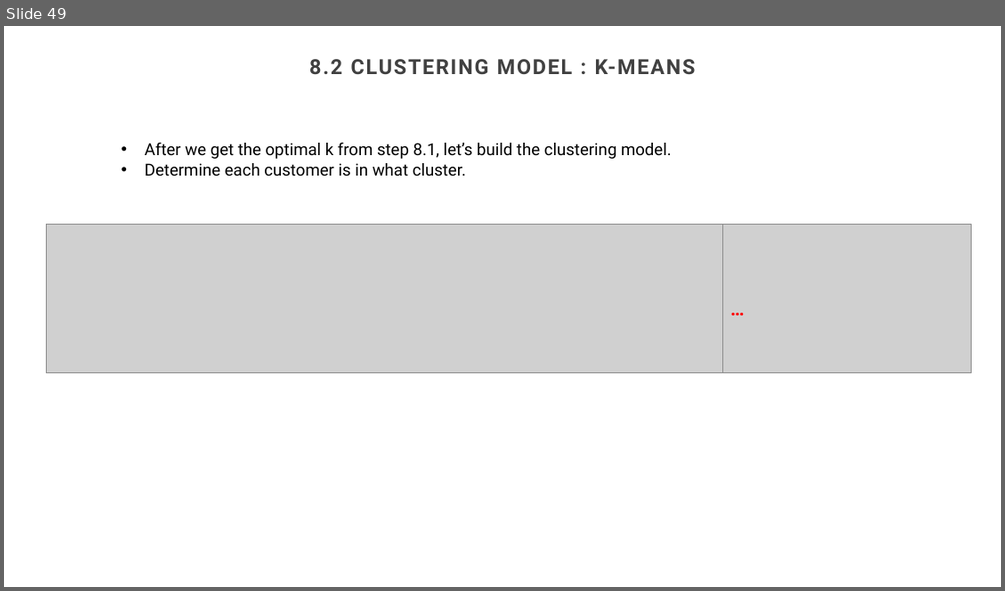
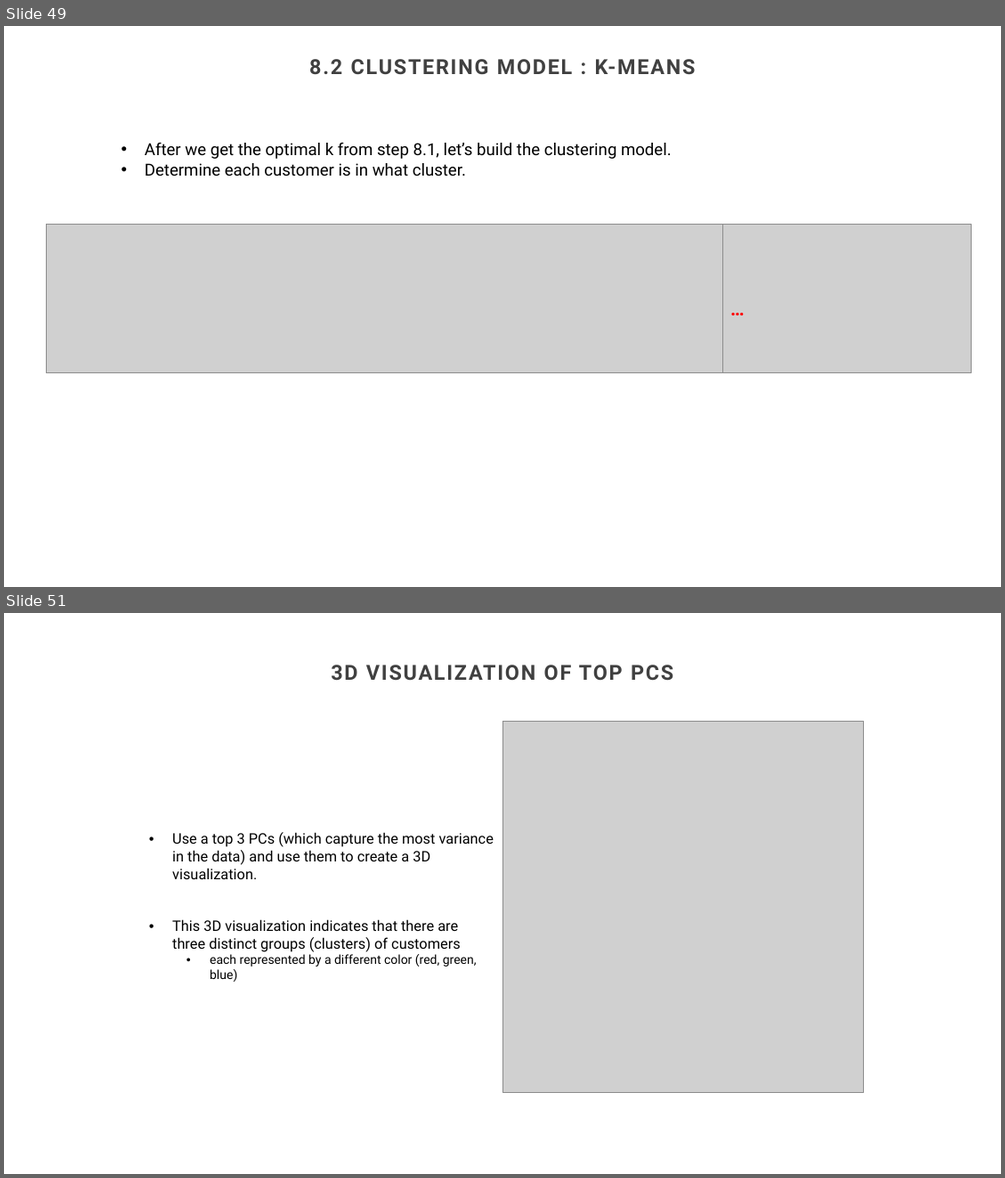
Before and after one commit to GaoWeiChang/Ecommerce_Product_Recommendation_System, a slide deck: CUSTOMER PRODUCT RECOMMENDATION SYSTEM.pptx. Shown one above the other, each under a label of ours: slide 49 before the commit, slides 49 and 51 after it; the slides between them are not shown. The pictures are 1005x591 and 1005x1178 pixels, drawn with LibreOffice and Linux fonts; fonts in the diff are those of the drawing; grey boxes stand for pictures; background and template pictures are left out. Boxes give left, top, right and bottom in pixels: in the first picture for what was removed or moved away, otherwise in the second. Text is boxed around its words. In the diff, an @@ line names an element or a change of style, - is before the commit and + after.

```diff
--- a/CUSTOMER PRODUCT RECOMMENDATION SYSTEM.pptx
+++ b/CUSTOMER PRODUCT RECOMMENDATION SYSTEM.pptx
@@ slide 51 added at [4,613,1001,1174], background #FFFFFF @@
@@ title added at [331,665,673,680], 20 pt, text #404040, bold @@
+3D VISUALIZATION OF TOP PCS
@@ picture added at [502,722,864,1093] @@
@@ text added at [172,832,494,981], 14 pt, text #000000 @@
+• Use a top 3 PCs (which capture the most variance in the data) and use them to create a 3D visualization.
+• This 3D visualization indicates that there are three distinct groups (clusters) of customers
+  • each represented by a different color (red, green, blue)
```
Also in this commit, not shown: 8 other slides added, 1 other file.
